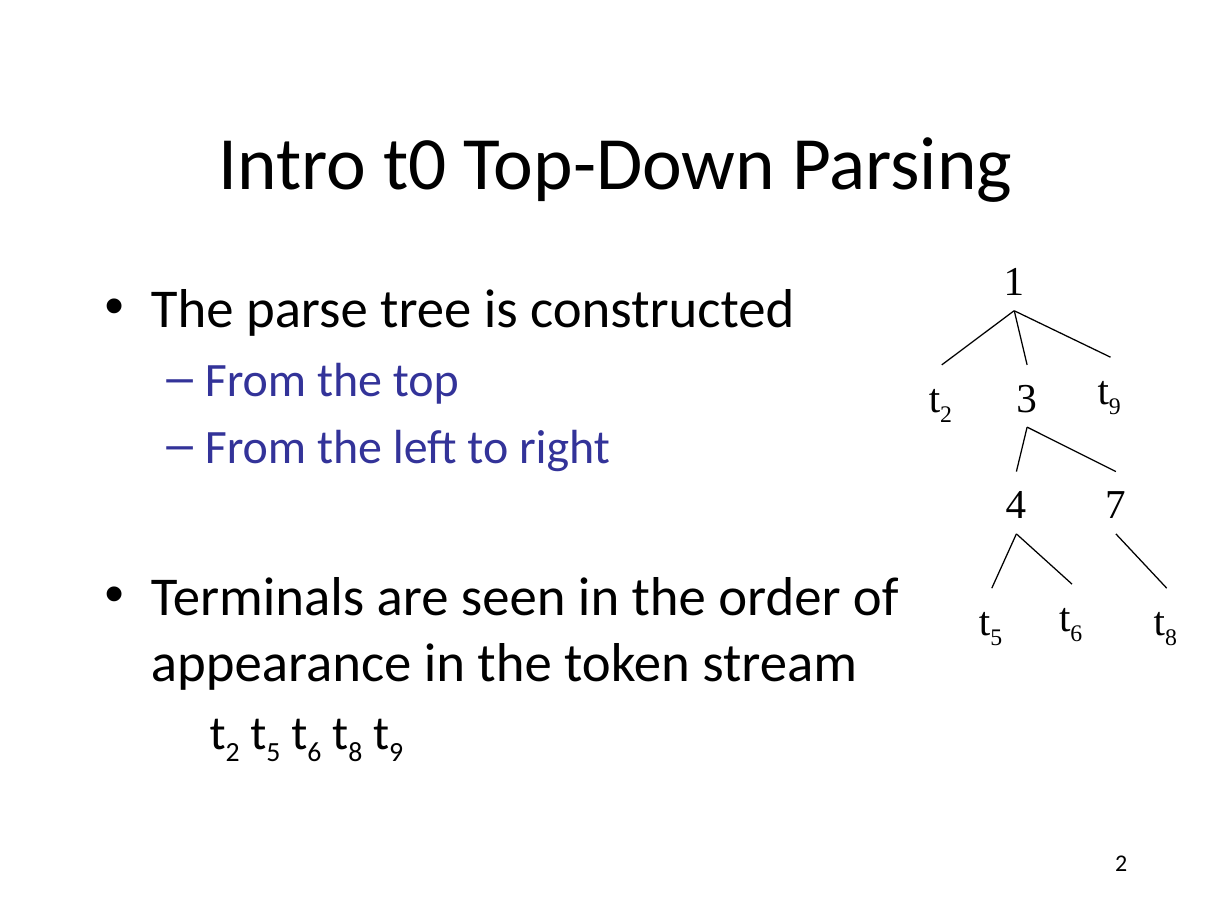
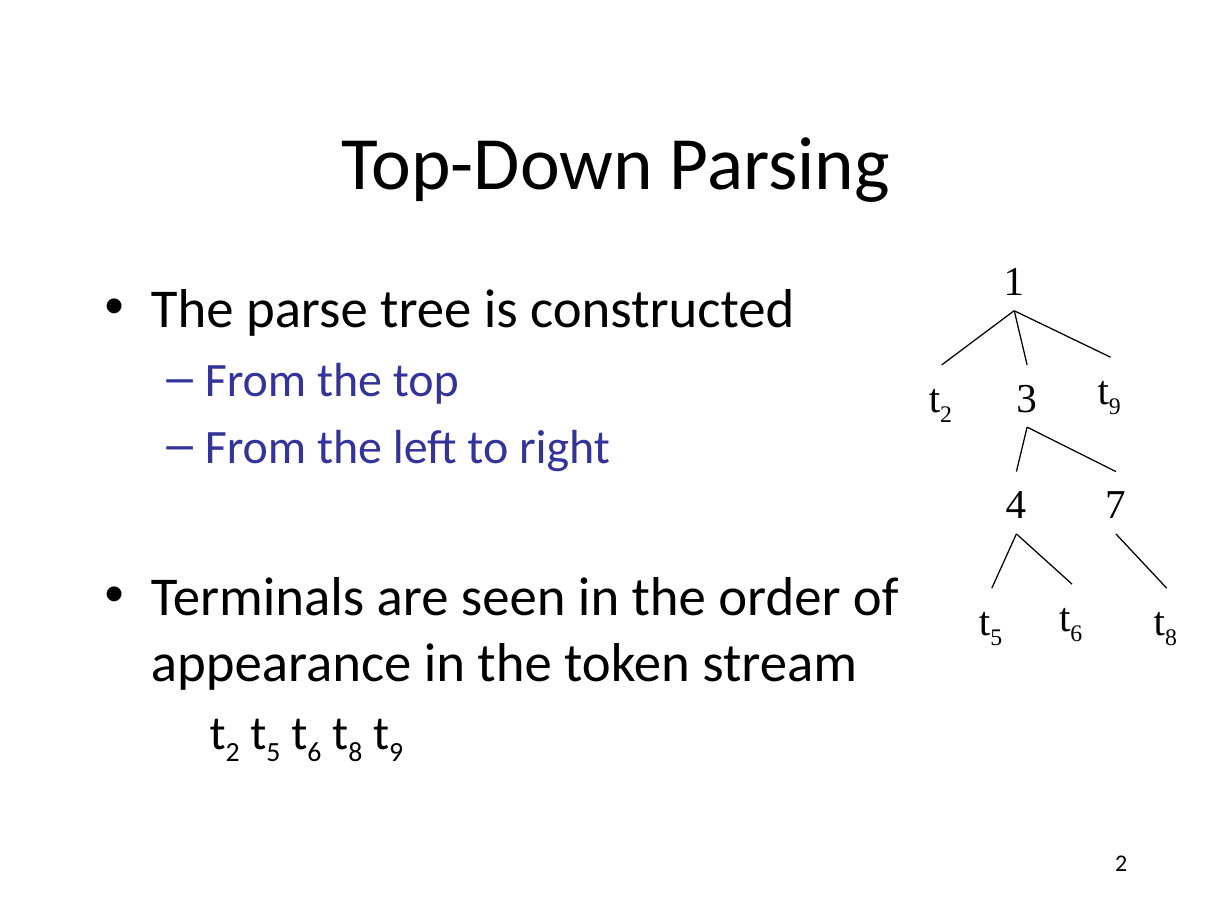
Before and after one commit to anoopsarkar/compilers-class, a slide deck: slide 2 of assets/ppt/parsing/td1-recursive-descent.pptx. Drawn at 1232x924 pixels with LibreOffice and Linux fonts; fonts in the diff are those of the drawing. Boxes give left, top, right and bottom in pixels: in the first picture for what was removed or moved away, otherwise in the second. Text is boxed around its words. In the diff, an @@ line names an element or a change of style, - is before the commit and + after.

Commit message:
update td parsing slides

```diff
--- a/assets/ppt/parsing/td1-recursive-descent.pptx
+++ b/assets/ppt/parsing/td1-recursive-descent.pptx
@@ title at (342, 137, 890, 202): text changed @@
-Intro t0 Top-Down Parsing
+Top-Down Parsing
```
Also in this commit, not shown: 1 other file.
